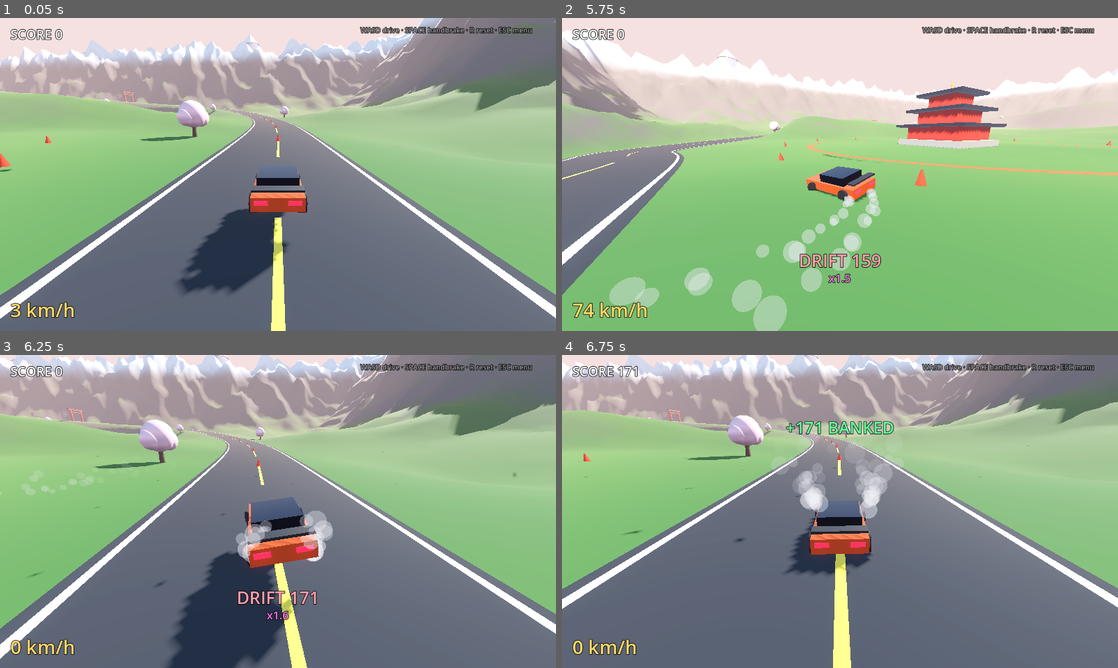
Above: before the commit, frames 1-4 (two rows, left to right).
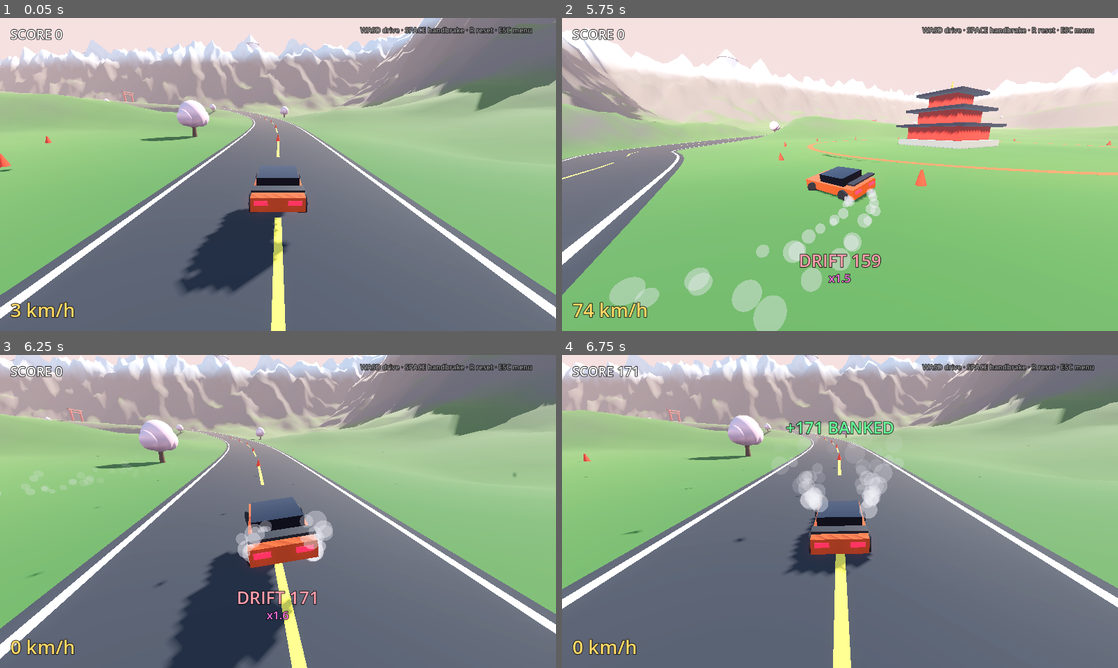
Above: after the commit, the same moments.

Repository: Sw0l1y/drift
Game: Godot game, scene res://scenes/TestDrive.tscn
The game is run twice, just before and just after one commit, with the same random seed, the same clock (stepped at 60 frames per second) and the same inputs. This scene is started directly instead of the project's main scene.
Inputs (mouse positions are in pixels of both pictures, inside the frame that each line leads up to):
- Up to frame 1 (0.05 s): no input
- Up to frame 2 (5.75 s): tap Enter at 0.5 s; move the mouse to (812, 237) at 0.52 s; hold W 0.53-1.25 s; hold R 0.53-1.25 s; click (812, 237) at 0.67 s; tap Space at 0.77, 3.77 s; drag from (1006, 221) to (812, 237) at 1.27 s; move the mouse to (673, 127) at 2.02 s; hold A 2.03-2.75 s; hold R 2.03-2.75 s; drag from (867, 174) to (673, 127) at 2.77 s; move the mouse to (756, 96) at 3.52 s; hold S 3.53-4.25 s; hold R 3.53-4.25 s; tap Escape at 4.15 s; click "PLAY" at 4.25 s; drag from (962, 158) to (756, 96) at 5.02 s
- Up to frame 3 (6.25 s): move the mouse to (166, 527) at 5.77 s; hold W from 5.78 s (still down); hold R from 5.78 s (still down); click (166, 527) at 5.92 s
- Up to frame 4 (6.75 s): release W at 6.5 s; release R at 6.5 s; drag from (895, 442) to (728, 527) at 6.52 s

Frame 1 is identical in both runs. In frame 2, less than 0.1% of the frame differs, in the area x 0-100%, y 4-100%; in frame 3, less than 0.1%; in frame 4, less than 0.1%.

Commit message:
v0.4.2 — fix 'axis must be normalized' error spam in ground alignment
Vector3.slerp builds its internal rotation axis from a cross product
that float drift can leave fractionally non-unit, which
Basis.set_axis_angle rejects every physics tick on some slopes.
Replaced with an explicit axis-angle rotation that normalizes the
axis and guards zero-normal / opposite-vector cases.

Co-Authored-By: Claude Fable 5 <noreply@anthropic.com>

Diff:
--- a/project.godot
+++ b/project.godot
@@ -11,7 +11,7 @@
 [application]
 
 config/name="Drift"
-config/version="0.4.1"
+config/version="0.4.2"
 run/main_scene="res://scenes/MainMenu.tscn"
 config/features=PackedStringArray("4.6", "Forward Plus")
 config/icon="res://icon.svg"
--- a/scripts/Car.gd
+++ b/scripts/Car.gd
@@ -178,9 +178,23 @@
 	_steer = 0.0
 
 func _align_to_ground(n: Vector3, grounded: bool, delta: float) -> void:
-	var rate := 12.0 if grounded else 2.5
-	var w := 1.0 - exp(-rate * delta)
-	var new_up := global_transform.basis.y.slerp(n, w).normalized()
+	# Explicit axis-angle rotation instead of Vector3.slerp: slerp builds
+	# its own axis internally and float drift can leave it fractionally
+	# non-normalized, which Basis.set_axis_angle rejects with error spam.
+	if n.length_squared() < 0.5:
+		return
+	var target := n.normalized()
+	var cur_up := global_transform.basis.y.normalized()
+	var axis := cur_up.cross(target)
+	var axis_len := axis.length()
+	var angle := atan2(axis_len, cur_up.dot(target))
+	var new_up := target
+	if angle > 0.0001:
+		if axis_len < 0.0001:
+			return
+		var rate := 12.0 if grounded else 2.5
+		var w := 1.0 - exp(-rate * delta)
+		new_up = cur_up.rotated(axis / axis_len, angle * w).normalized()
 	var x_axis := new_up.cross(global_transform.basis.z)
 	if x_axis.length_squared() < 0.25:
 		return
--- a/scripts/Main.gd
+++ b/scripts/Main.gd
@@ -1,6 +1,6 @@
 extends Node3D
 
-const VERSION := "0.4.1"
+const VERSION := "0.4.2"
 const CONE_POINTS := 75
 
 const MAP_SIZE := 800.0
--- a/scripts/MainMenu.gd
+++ b/scripts/MainMenu.gd
@@ -1,6 +1,6 @@
 extends Control
 
-const VERSION := "0.4.1"
+const VERSION := "0.4.2"
 
 func _ready() -> void:
 	var bg := ColorRect.new()
Not shown, added: scripts/TestDrive.gd.uid
